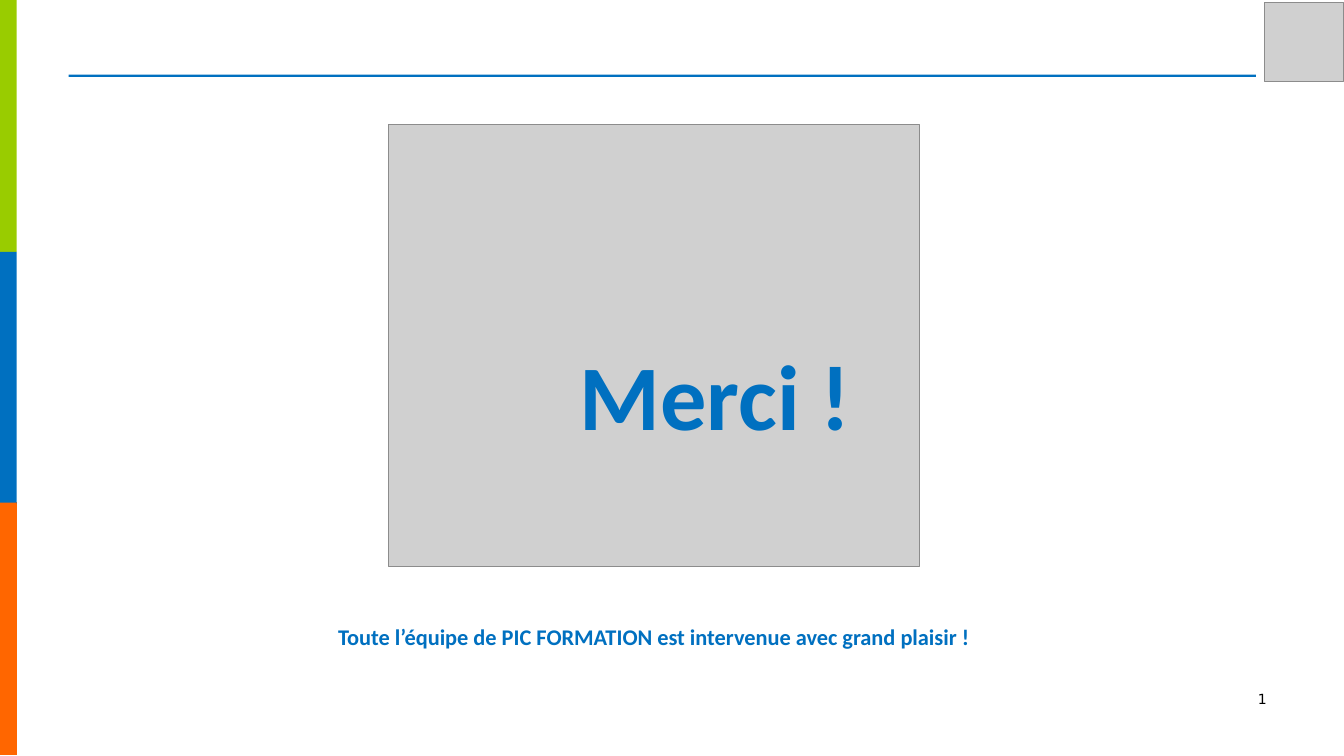
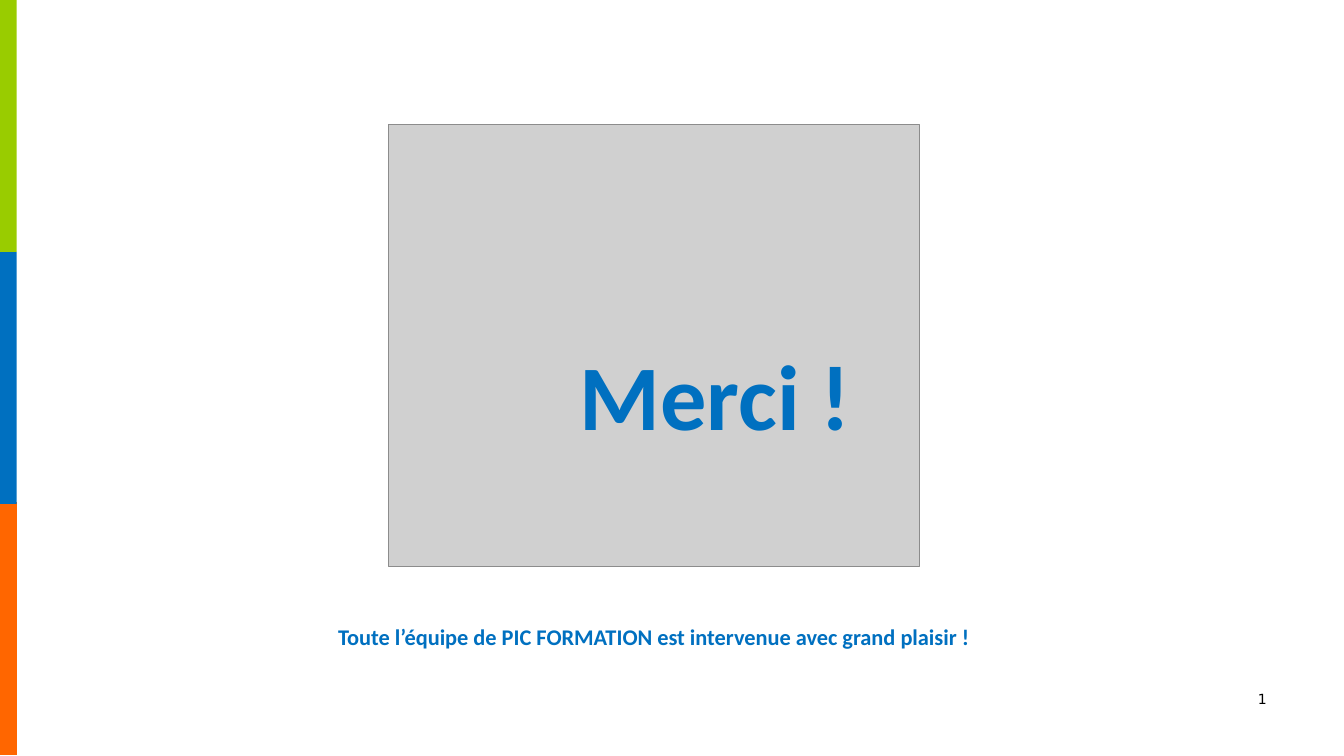
Before and after one commit to studio-catapulte/nefia-client-services, a slide deck: slide 1 of templates/commercial-closing.pptx. Drawn at 1344x756 pixels with LibreOffice and Linux fonts; fonts in the diff are those of the drawing; grey boxes stand for pictures; background and template pictures are left out. Boxes give left, top, right and bottom in pixels: in the first picture for what was removed or moved away, otherwise in the second. Text is boxed around its words. In the diff, an @@ line names an element or a change of style, - is before the commit and + after.

```diff
--- a/templates/commercial-closing.pptx
+++ b/templates/commercial-closing.pptx
@@ picture removed at (1264,2,1344,82) @@
@@ line removed from (69, 76) to (1256, 76) @@
@@ rectangle removed at (0,252,17,504) @@
@@ rectangle added at (0,252,17,504), fill #0070C0 @@
@@ rectangle removed at (0,503,17,755) @@
```
Also in this commit, not shown: 5 other slides changed, 3 other files.
